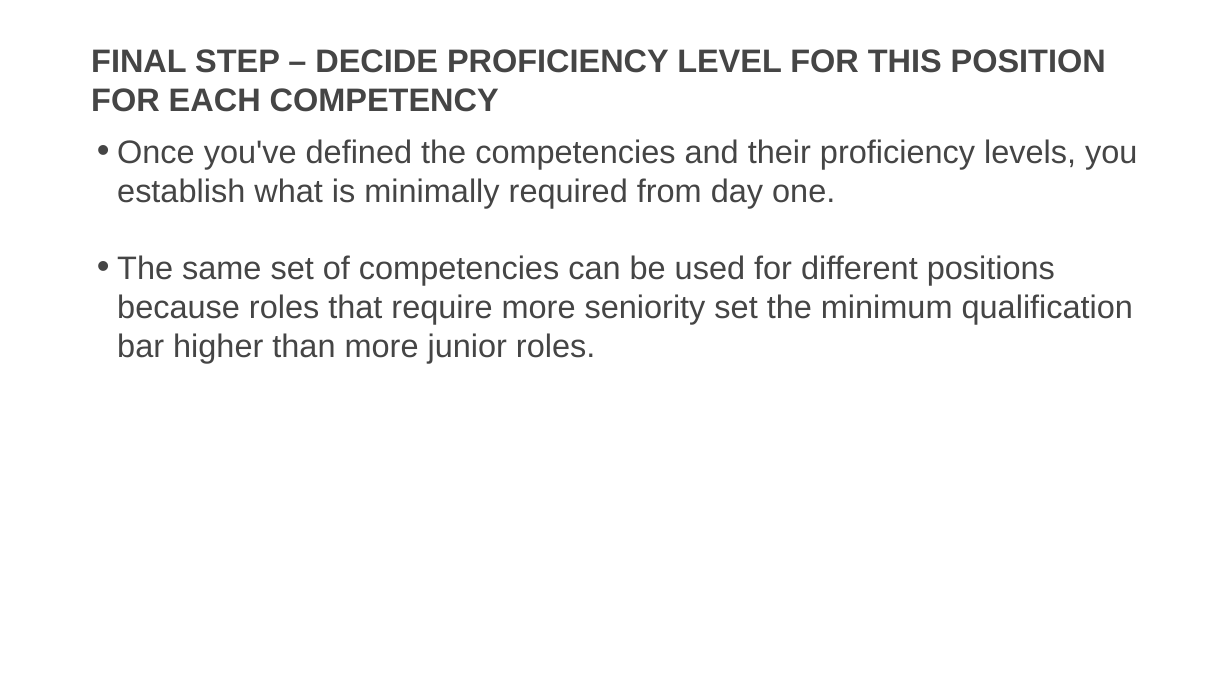
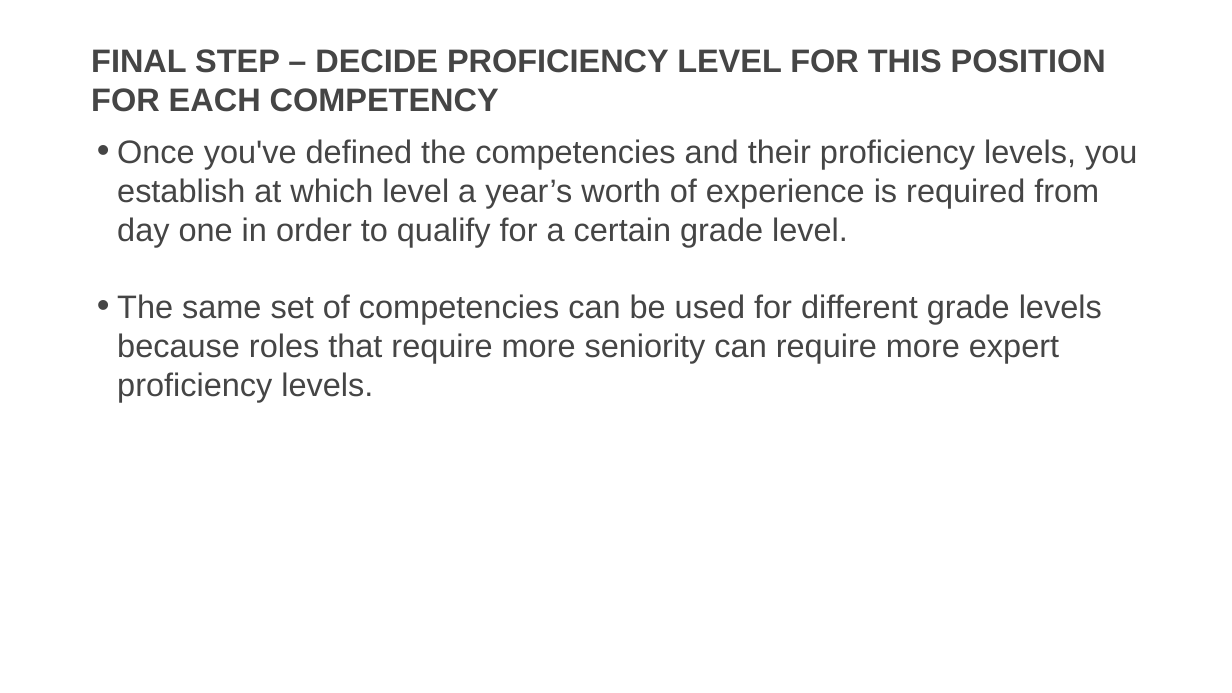
Before and after one commit to usds/SME-QA-Website, a slide deck: slide 12 of toolkit/job-analysis/job-analysis-day-1-presentation.pptx. Drawn at 1232x693 pixels with LibreOffice and Linux fonts; fonts in the diff are those of the drawing. Boxes give left, top, right and bottom in pixels: in the first picture for what was removed or moved away, otherwise in the second. Text is boxed around its words. In the diff, an @@ line names an element or a change of style, - is before the commit and + after.

```diff
--- a/toolkit/job-analysis/job-analysis-day-1-presentation.pptx
+++ b/toolkit/job-analysis/job-analysis-day-1-presentation.pptx
@@ text at box(117, 139, 1137, 402): text changed @@
-• Once you've defined the competencies and their proficiency levels, you establish what is minimally required from day one.
-• The same set of competencies can be used for different positions because roles that require more seniority set the minimum qualification bar higher than more junior roles.
+• Once you've defined the competencies and their proficiency levels, you establish at which level a year’s worth of experience is required from day one in order to qualify for a certain grade level.
+• The same set of competencies can be used for different grade levels because roles that require more seniority can require more expert proficiency levels.
```
Also in this commit, not shown: 3 other slides changed.
